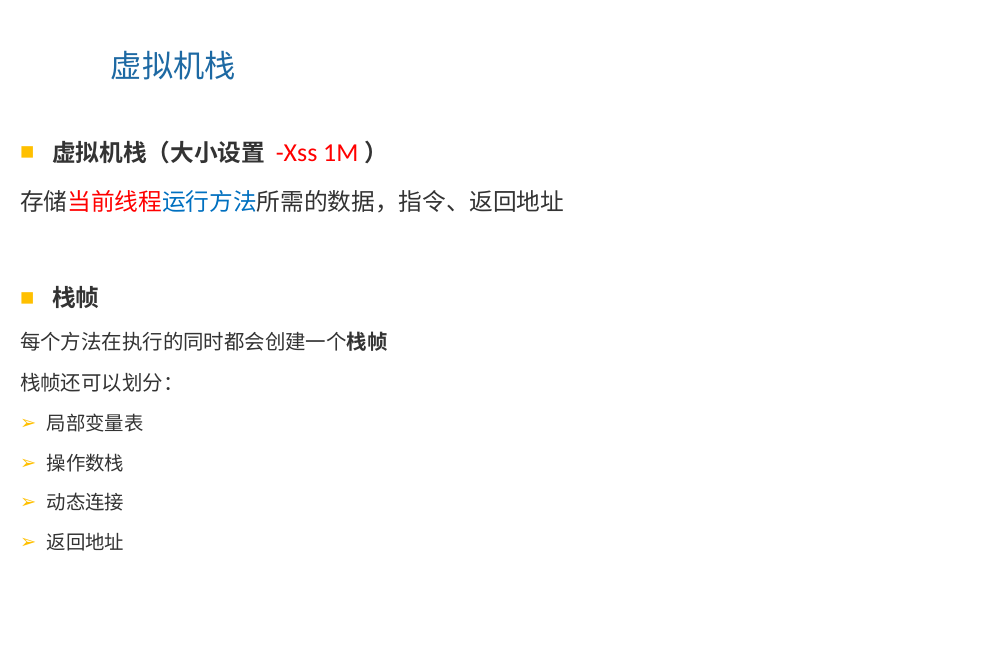
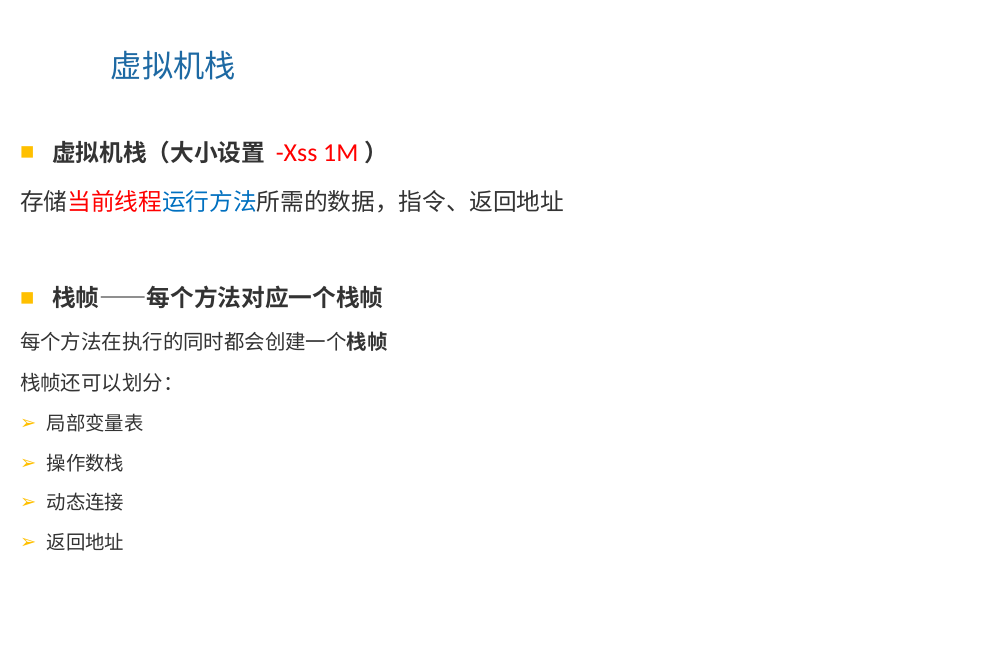
Before and after one commit to ZhangShenao/architect, a slide deck: slide 11 of architect/jvm/1、虚拟机的前世今生，深入理解JVM内存区域.pptx. Drawn at 1008x672 pixels with LibreOffice and Linux fonts; fonts in the diff are those of the drawing; background and template pictures are left out. Boxes give left, top, right and bottom in pixels: in the first picture for what was removed or moved away, otherwise in the second. Text is boxed around its words. In the diff, an @@ line names an element or a change of style, - is before the commit and + after.

```diff
--- a/architect/jvm/1、虚拟机的前世今生，深入理解JVM内存区域.pptx
+++ b/architect/jvm/1、虚拟机的前世今生，深入理解JVM内存区域.pptx
@@ text at <box>52,285,383,308</box>: text changed @@
-■ 栈帧
+■ 栈帧——每个方法对应一个栈帧
```
Also in this commit, not shown: 5 other slides changed.
